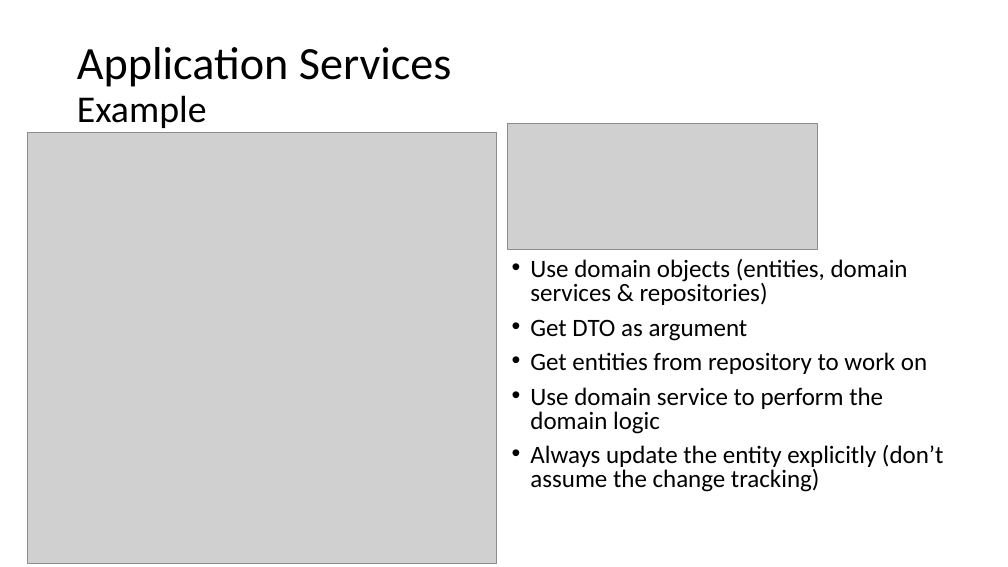
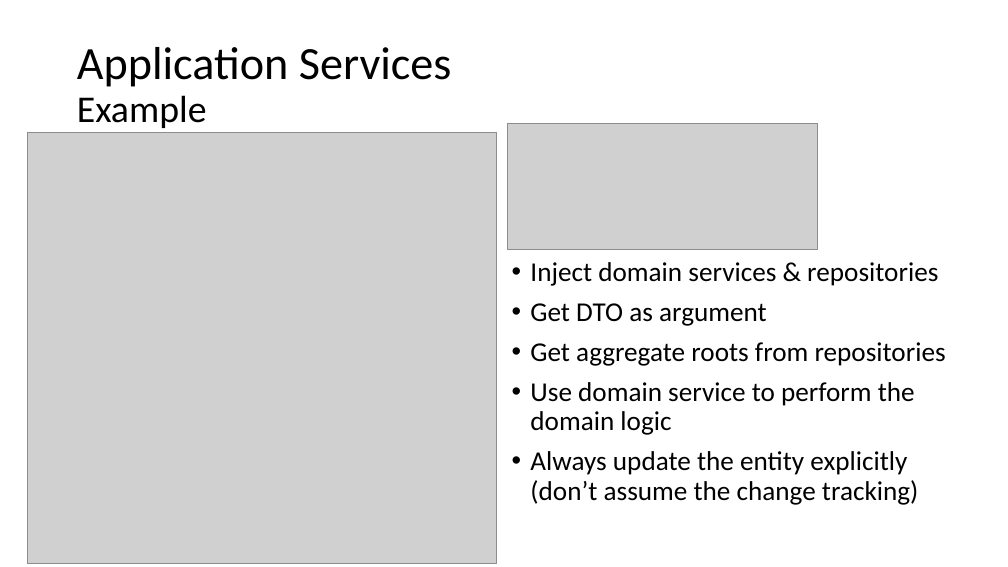
Before and after one commit to hikalkan/presentations, a slide deck: slide 34 of 2019-XX-XX Implementing DDD/Presentation.pptx. Drawn at 1008x567 pixels with LibreOffice and Linux fonts; fonts in the diff are those of the drawing; grey boxes stand for pictures. Boxes give left, top, right and bottom in pixels: in the first picture for what was removed or moved away, otherwise in the second. Text is boxed around its words. In the diff, an @@ line names an element or a change of style, - is before the commit and + after.

Commit message:
Update DDD presentation

```diff
--- a/2019-XX-XX Implementing DDD/Presentation.pptx
+++ b/2019-XX-XX Implementing DDD/Presentation.pptx
@@ text at (530,262,938,286): text changed; size 23.8 to 25.9 pt @@
-• Use domain objects (entities, domain services & repositories)
+• Inject domain services & repositories
@@ text at (530,303,918,505): size 23.8 to 25.9 pt in "Get DTO as argument", "Use domain service to perform the domain ...", "Always update the entity explicitly (don’t assume ..."; line spacing 0.8 to 0.9 @@
@@ text at (530,342,946,366): text changed; size 23.8 to 25.9 pt @@
-• Get entities from repository to work on
+• Get aggregate roots from repositories
```
Also in this commit, not shown: 1 other slide changed, 6 slides added, 1 other file.
